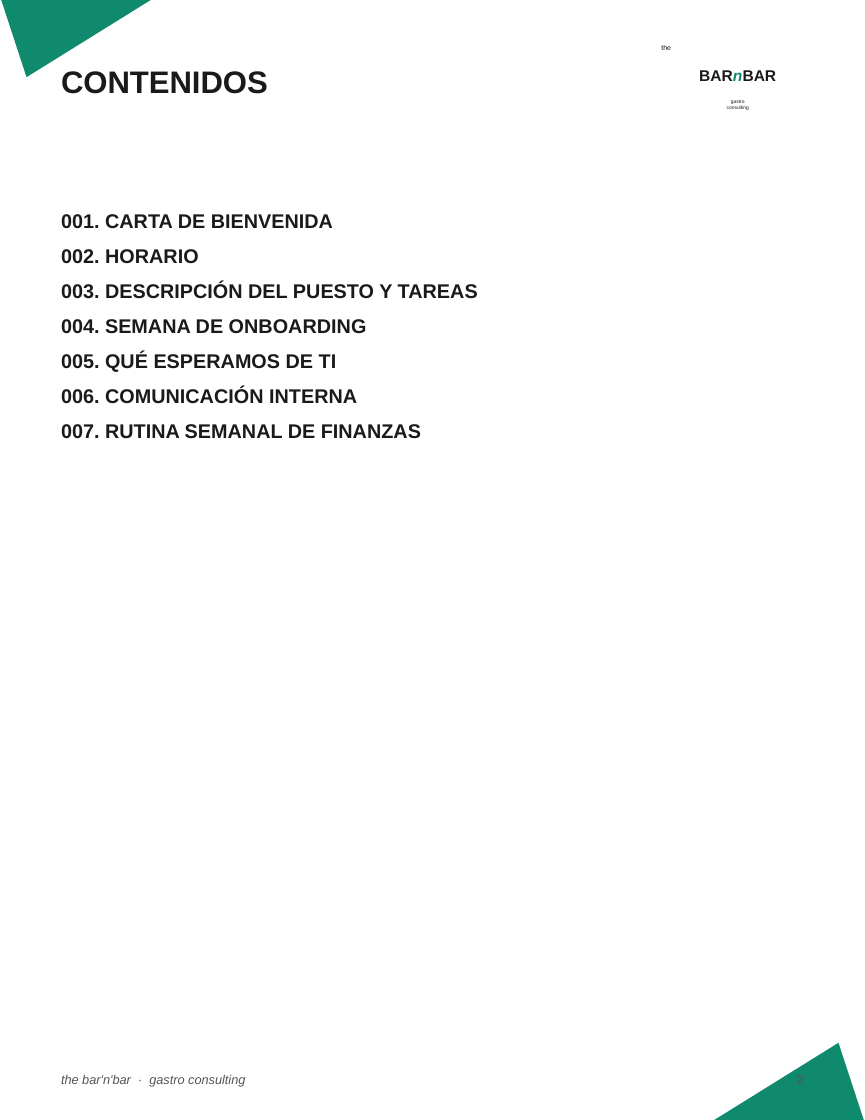
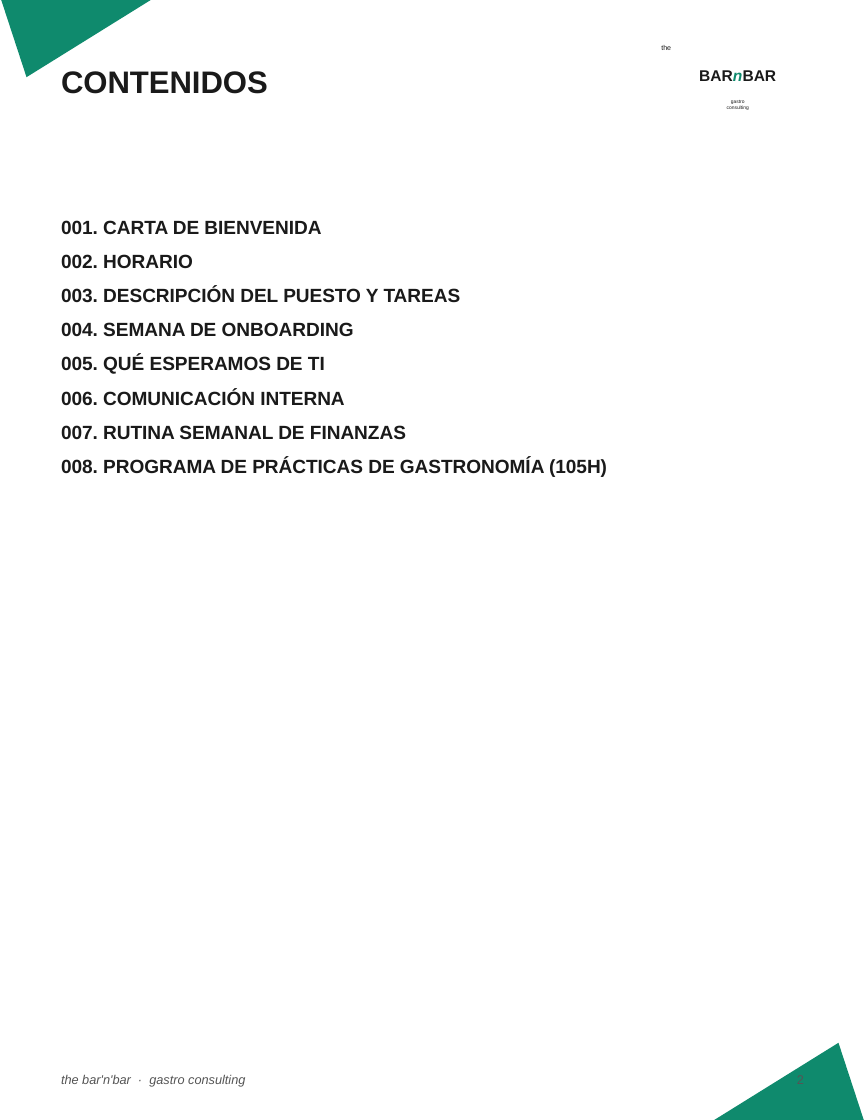
Before and after one commit to andreage1994/Agentes, a slide deck: slide 2 of plantillas/ONBOARDING_TBNB_ESP.pptx. Drawn at 865x1120 pixels with LibreOffice and Linux fonts; fonts in the diff are those of the drawing. Boxes give left, top, right and bottom in pixels: in the first picture for what was removed or moved away, otherwise in the second. Text is boxed around its words. In the diff, an @@ line names an element or a change of style, - is before the commit and + after.

```diff
--- a/plantillas/ONBOARDING_TBNB_ESP.pptx
+++ b/plantillas/ONBOARDING_TBNB_ESP.pptx
@@ text at [61,220,461,440]: size 14 to 13.5 pt in "001. CARTA DE BIENVENIDA", "002. HORARIO", "003. DESCRIPCIÓN DEL PUESTO Y TAREAS", "004. SEMANA DE ONBOARDING" and 3 more places @@
@@ text at [61,458,607,477]: paragraph added @@
+008. PROGRAMA DE PRÁCTICAS DE GASTRONOMÍA (105H)
```
Also in this commit, not shown: 1 other slide changed, 8 slides added.
